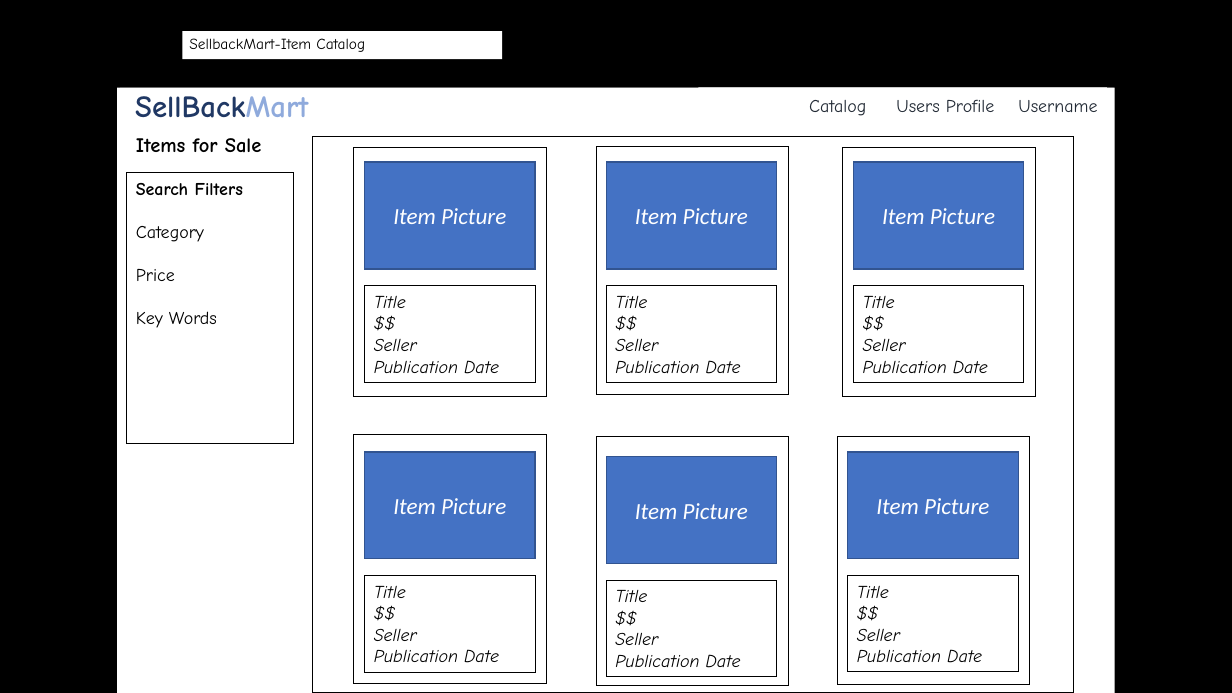
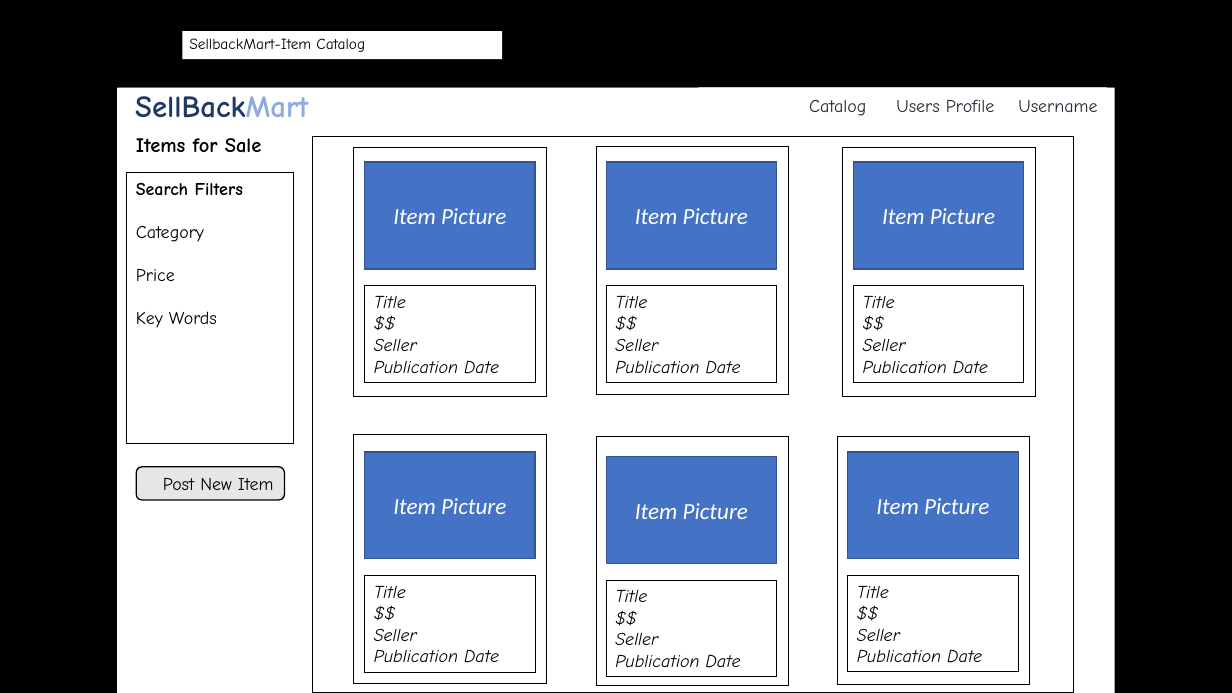
Before and after one commit to byllynho/SellBackMart, a slide deck: slide 7 of docs/wireframes/wireframes.pptx. Drawn at 1232x693 pixels with LibreOffice and Linux fonts; fonts in the diff are those of the drawing; background and template pictures are left out. Boxes give left, top, right and bottom in pixels: in the first picture for what was removed or moved away, otherwise in the second. Text is boxed around its words. In the diff, an @@ line names an element or a change of style, - is before the commit and + after.

Commit message:
Wireframes update 2

```diff
--- a/docs/wireframes/wireframes.pptx
+++ b/docs/wireframes/wireframes.pptx
@@ rounded rectangle added at (x1=137, y1=467, x2=285, y2=500), fill #E7E6E6, outline #000000 1 pt, 14 pt, text #000000 @@
+Post New Item
```
